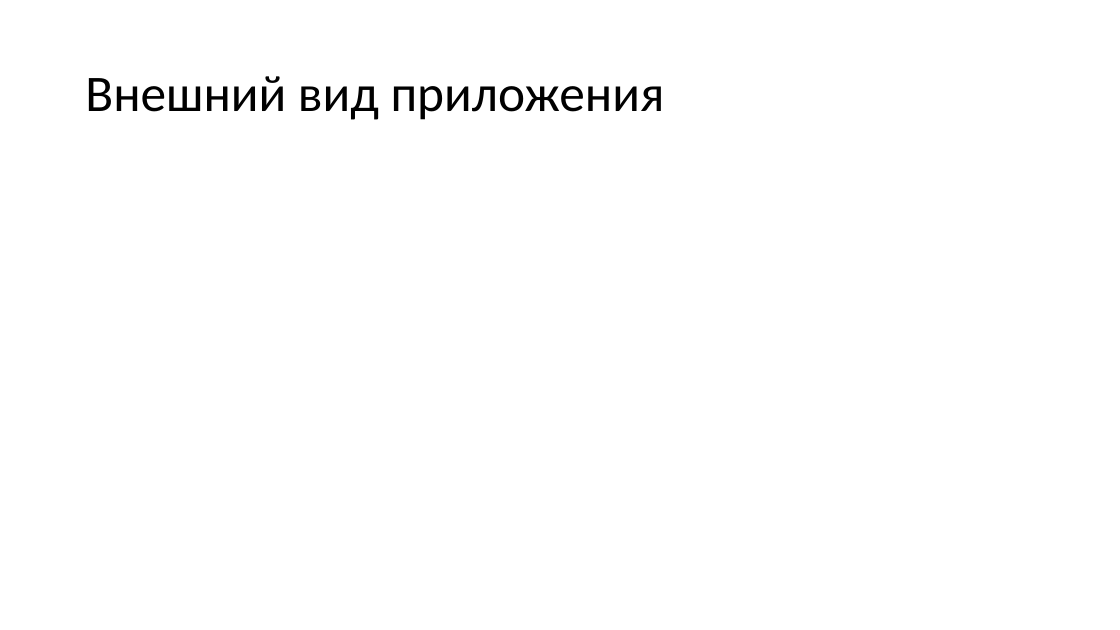
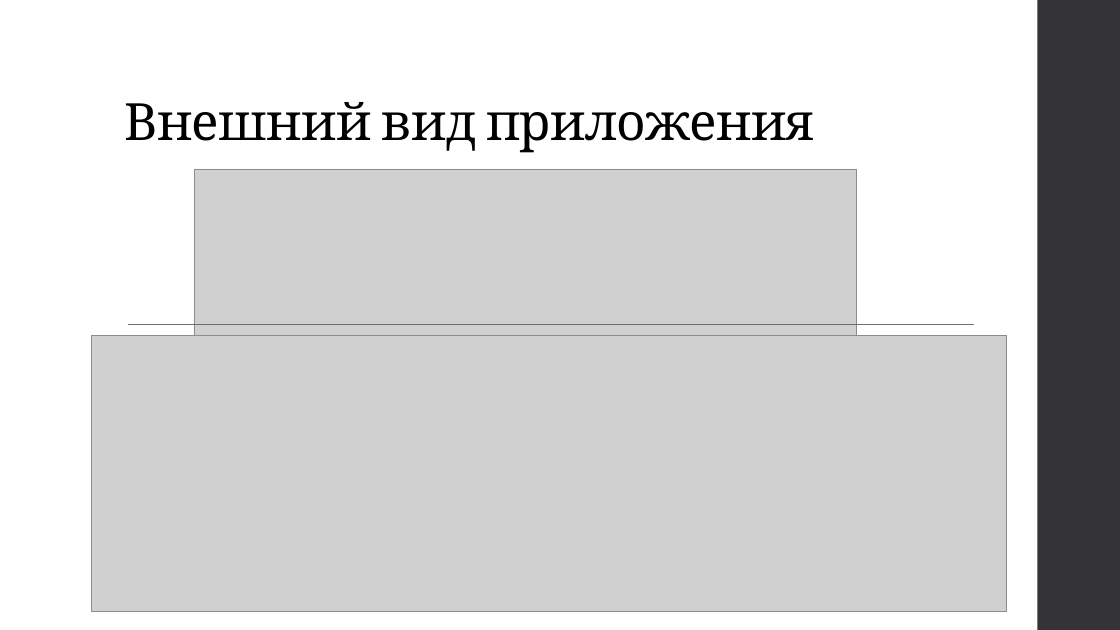
Before and after one commit to Mikhail716662/Project_WEB_Naumov_Anchutin, a slide deck: slide 5 of materials/presentation.pptx. Drawn at 1120x630 pixels with LibreOffice and Linux fonts; fonts in the diff are those of the drawing; grey boxes stand for pictures. Boxes give left, top, right and bottom in pixels: in the first picture for what was removed or moved away, otherwise in the second. Text is boxed around its words. In the diff, an @@ line names an element or a change of style, - is before the commit and + after.

```diff
--- a/materials/presentation.pptx
+++ b/materials/presentation.pptx
@@ rectangle added at (x1=1038, y1=0, x2=1120, y2=630), fill #353537 @@
@@ title "Внешний вид приложения" moved from (x1=85, y1=76, x2=665, y2=120) to (x1=124, y1=102, x2=814, y2=153) @@
@@ title "Внешний вид приложения" at (x1=124, y1=102, x2=814, y2=153): font Calibri to Cambria, letter spacing 0 to -0.5 pt; vertical alignment middle to bottom @@
@@ picture added at (x1=195, y1=170, x2=857, y2=379) @@
@@ line added from (128, 324) to (975, 324), #6F6F74 0.75 pt @@
@@ picture added at (x1=92, y1=335, x2=1007, y2=612) @@
```
Also in this commit, not shown: 4 other slides changed, 6 slides added, 4 slides removed.
